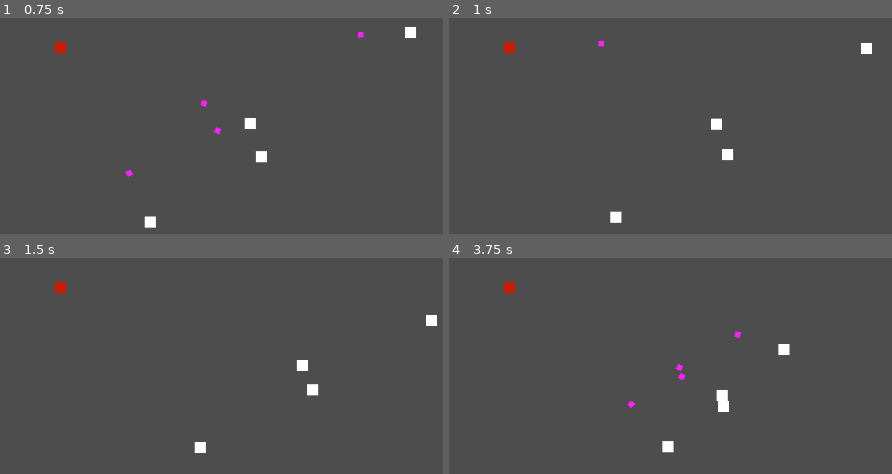
Above: before the commit, frames 1-4 (two rows, left to right).
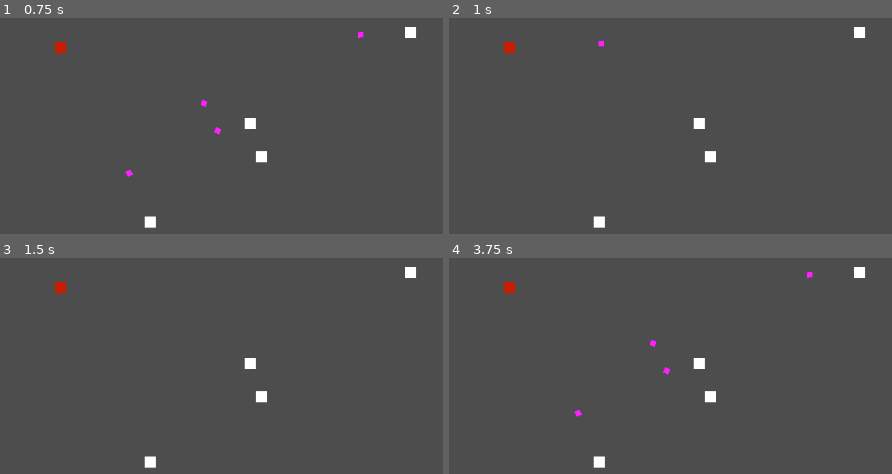
Above: after the commit, the same moments.

Repository: Denomycor/ddj
Game: Godot game, scene res://assets/scenes/game.tscn
Two runs of this game, one before a commit and one after it. Both use one fixed random seed, a clock stepped at 60 frames per second and the inputs below.
Inputs (mouse positions are in pixels of both pictures, inside the frame that each line leads up to):
- Up to frame 1 (0.75 s): tap Enter at 0.5 s; move the mouse to (outside the picture) at 0.52 s; click (outside the picture) at 0.67 s
- Up to frame 2 (1 s): no input
- Up to frame 3 (1.5 s): move the mouse to (119, 415) at 1.27 s; click (119, 415) at 1.42 s
- Up to frame 4 (3.75 s): move the mouse to (807, 294) at 2.02 s; click (807, 294) at 2.17 s; move the mouse to (outside the picture) at 2.77 s; click (outside the picture) at 2.92 s; move the mouse to (outside the picture) at 3.52 s; click (outside the picture) at 3.67 s

Frame 1 is identical in both runs. In frame 2, 1.1% of the frame differs, in the area x 32-96%, y 4-98%; in frame 3, 1.1%; in frame 4, 1.4%, in the area x 28-94%, y 4-98%.

Commit message:
Hehe boy it works

Diff:
--- a/assets/scripts/components/command_component.gd
+++ b/assets/scripts/components/command_component.gd
@@ -20,8 +20,10 @@
 	command_state_machine.physics_process(delta)
 
 
-func _input(event: InputEvent) -> void:
-	if(event is InputEventMouseButton):
-		var e := event as InputEventMouseButton
-		if(e.button_index == MOUSE_BUTTON_LEFT && !e.pressed):
-			command_state_machine.external_transition("move_to", parent.get_global_mouse_position())
+# Testing purposes
+# func _input(event: InputEvent) -> void:
+# 	if(event is InputEventMouseButton):
+# 		var e := event as InputEventMouseButton
+# 		if(e.button_index == MOUSE_BUTTON_LEFT && !e.pressed):
+# 			command_state_machine.external_transition("move_to", parent.get_global_mouse_position())
+#
--- a/assets/scripts/selection_rect.gd
+++ b/assets/scripts/selection_rect.gd
@@ -14,6 +14,8 @@
 			start_rect()
 		if(!e.pressed && e.button_index == MOUSE_BUTTON_RIGHT):
 			end_rect()
+		if(e.pressed && e.button_index == MOUSE_BUTTON_LEFT):
+			forward_command()
 
 	if(event is InputEventMouseMotion && is_selecting):
 		update_rect()
@@ -45,3 +47,8 @@
 	selected_troops = get_tree().get_nodes_in_group("player_troops").filter(func(e: Troop):
 		return rect.has_point(e.global_position)
 	)
+
+
+func forward_command() -> void:
+	for e in selected_troops:
+		e.get_node("CommandComponent").command_state_machine.external_transition("move_to", get_parent().get_global_mouse_position())
